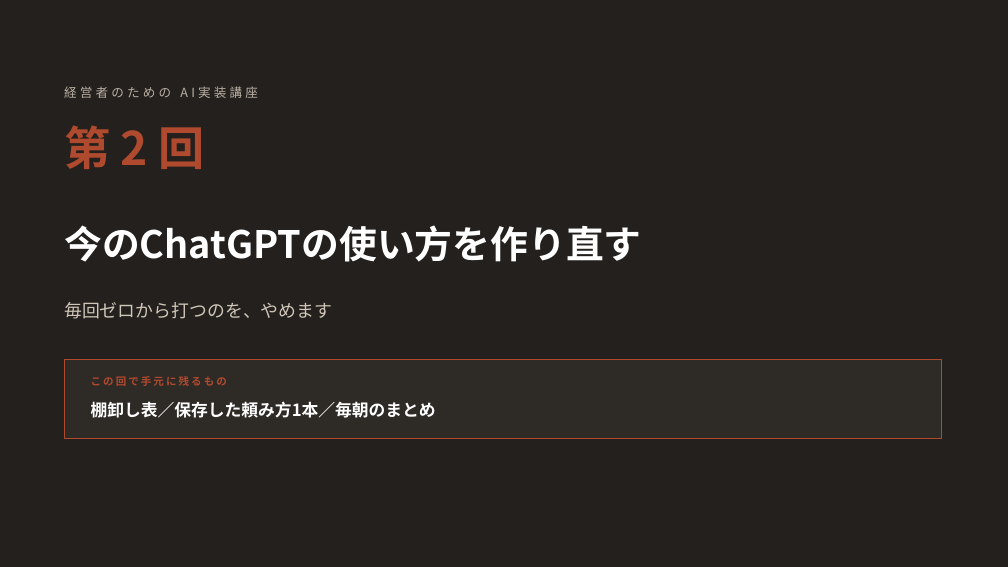
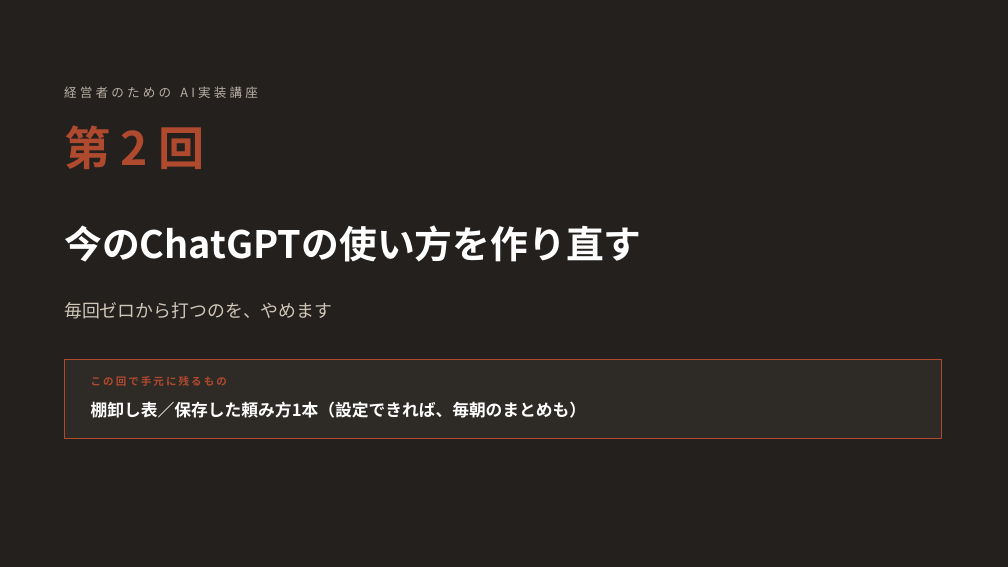
Before and after one commit to yusuke-aoki-bit/founders-ai-program, a slide deck: slide 1 of slides/pptx/第02回_今のChatGPTの使い方を作り直す.pptx. Drawn at 1008x567 pixels with LibreOffice and Linux fonts; fonts in the diff are those of the drawing. Boxes give left, top, right and bottom in pixels: in the first picture for what was removed or moved away, otherwise in the second. Text is boxed around its words. In the diff, an @@ line names an element or a change of style, - is before the commit and + after.

```diff
--- a/slides/pptx/第02回_今のChatGPTの使い方を作り直す.pptx
+++ b/slides/pptx/第02回_今のChatGPTの使い方を作り直す.pptx
@@ text at (91, 401, 587, 418): text changed @@
-棚卸し表／保存した頼み方1本／毎朝のまとめ
+棚卸し表／保存した頼み方1本（設定できれば、毎朝のまとめも）
```
Also in this commit, not shown: 2 other slides changed, 2 other files.
